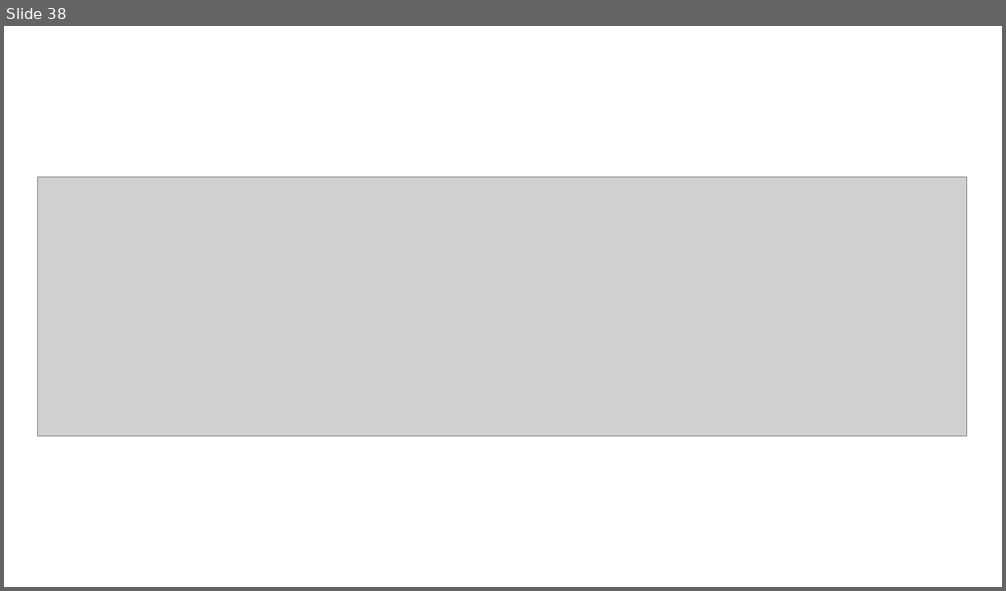
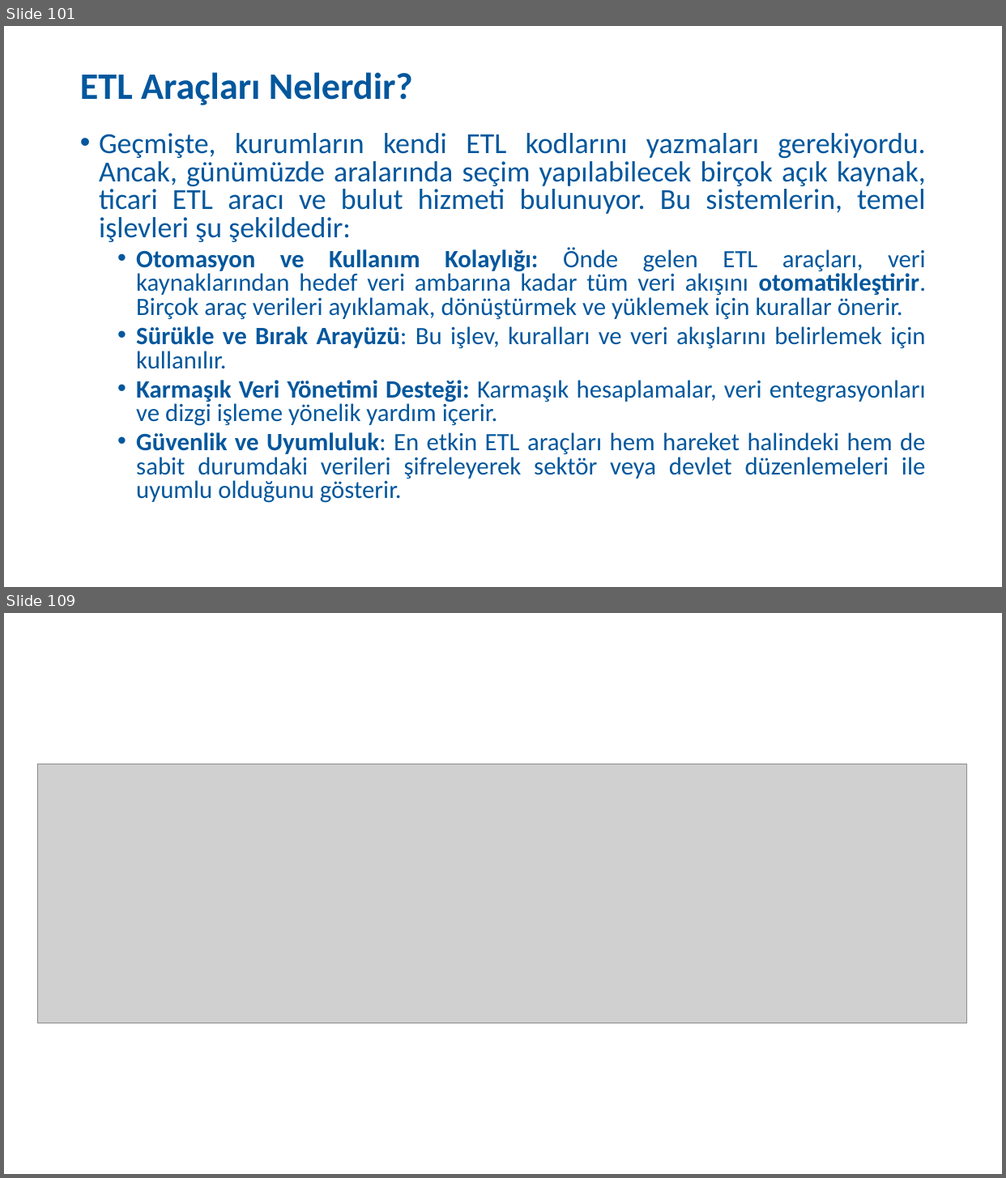
Before and after one commit to SevdanurGENC/Data-Modeling-Techniques-Lecture-Notes, a slide deck: Slides/VeriModellemeTeknikleri02Gun.pptx. Shown one above the other, each under a label of ours: slide 38 before the commit, slides 101 and 109 after it; the slides between them are not shown. The pictures are 1006x591 and 1006x1178 pixels, drawn with LibreOffice and Linux fonts; fonts in the diff are those of the drawing; grey boxes stand for pictures. Boxes give left, top, right and bottom in pixels: in the first picture for what was removed or moved away, otherwise in the second. Text is boxed around its words. In the diff, an @@ line names an element or a change of style, - is before the commit and + after.

```diff
--- a/Slides/VeriModellemeTeknikleri02Gun.pptx
+++ b/Slides/VeriModellemeTeknikleri02Gun.pptx
@@ slide 101 added at bbox=[4, 26, 1002, 587], background #FFFFFF @@
@@ title added at bbox=[80, 72, 413, 105], 36 pt, text #03579D, bold @@
+ETL Araçları Nelerdir?
@@ text added at bbox=[99, 133, 927, 503], 24 pt, text #03579D @@
+• Geçmişte, kurumların kendi ETL kodlarını yazmaları gerekiyordu. Ancak, günümüzde aralarında seçim yapılabilecek birçok açık kaynak, ticari ETL aracı ve bulut hizmeti bulunuyor. Bu sistemlerin, temel işlevleri şu şekildedir:
+  • Otomasyon ve Kullanım Kolaylığı: Önde gelen ETL araçları, veri kaynaklarından hedef veri ambarına kadar tüm veri akışını otomatikleştirir. Birçok araç verileri ayıklamak, dönüştürmek ve yüklemek için kurallar önerir.
+  • Sürükle ve Bırak Arayüzü: Bu işlev, kuralları ve veri akışlarını belirlemek için kullanılır.
+  • Karmaşık Veri Yönetimi Desteği: Karmaşık hesaplamalar, veri entegrasyonları ve dizgi işleme yönelik yardım içerir.
+  • Güvenlik ve Uyumluluk: En etkin ETL araçları hem hareket halindeki hem de sabit durumdaki verileri şifreleyerek sektör veya devlet düzenlemeleri ile uyumlu olduğunu gösterir.
@@ what was slide 38 is now slide 109 @@
```
Also in this commit, not shown: 15 slides changed, 84 other slides added, 14 slides removed.
